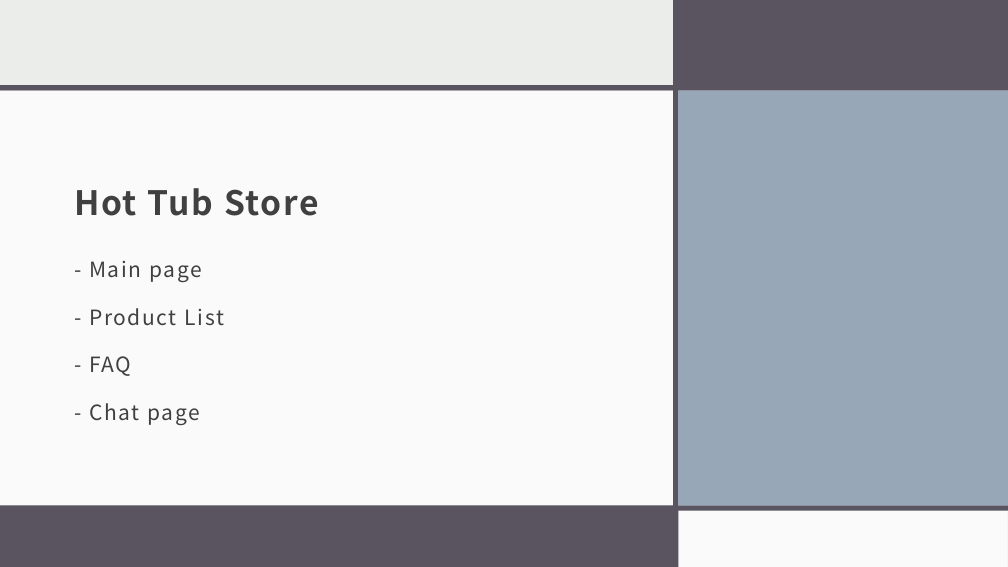
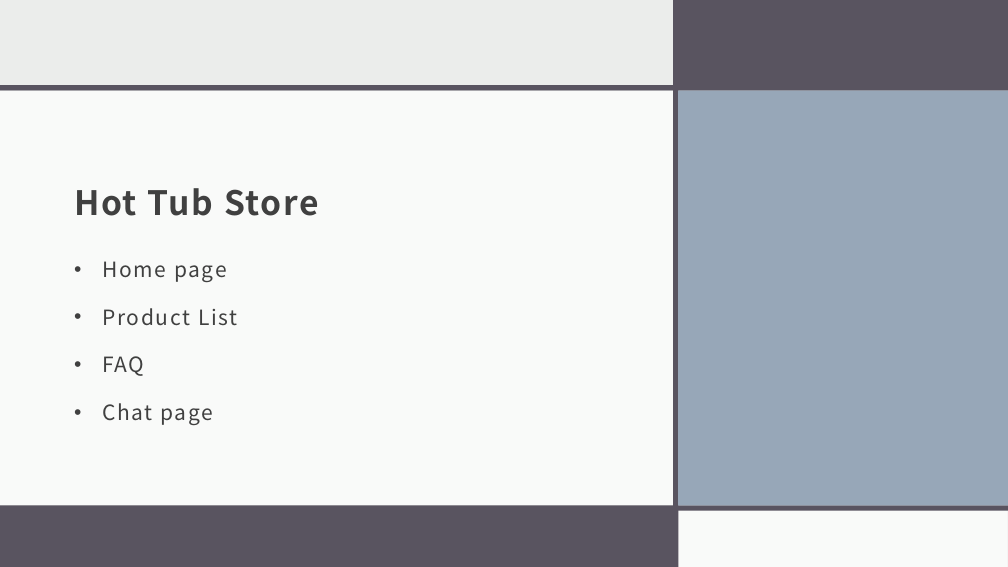
Before and after one commit to davooos/CSCI331-Final-Site, a slide deck: slide 2 of WebDev_Presentation.pptx. Drawn at 1008x567 pixels with LibreOffice and Linux fonts; fonts in the diff are those of the drawing. Boxes give left, top, right and bottom in pixels: in the first picture for what was removed or moved away, otherwise in the second. Text is boxed around its words. In the diff, an @@ line names an element or a change of style, - is before the commit and + after.

Commit message:
Presentation finished

```diff
--- a/WebDev_Presentation.pptx
+++ b/WebDev_Presentation.pptx
@@ text at (103, 261, 237, 425): text changed @@
-- Main page
-- Product List
-- FAQ
-- Chat page
+• Home page
+• Product List
+• FAQ
+• Chat page
```
Also in this commit, not shown: 2 other slides changed, 1 slide added, 1 slide removed, 1 other file.
